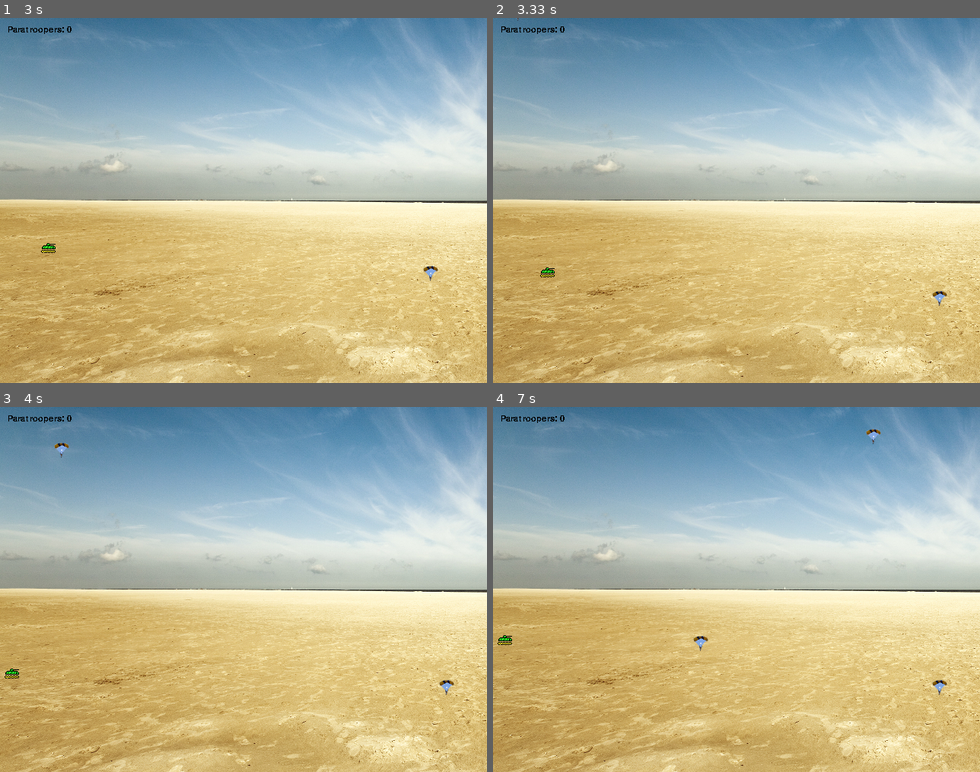
Above: before the commit, frames 1-4 (two rows, left to right).
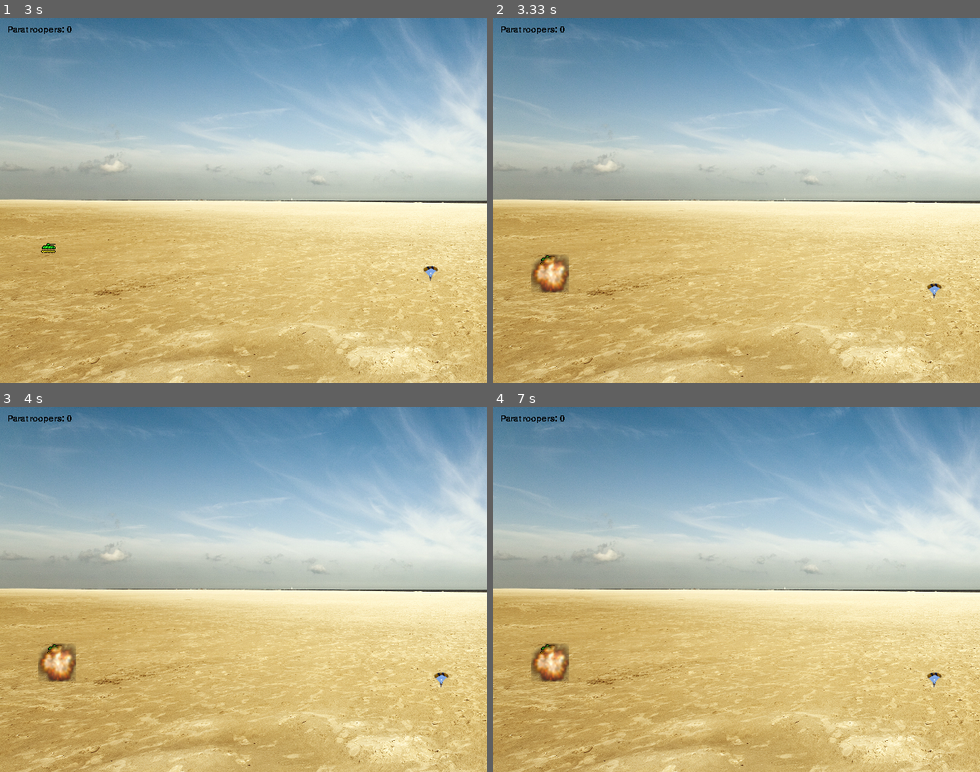
Above: after the commit, the same moments.

Repository: rodrigodub/Output
Game: pygame game, started from ProgramacaoDeJogos/Input04PJ04_c.py
Same seed, same stepped clock (60 frames per second), same inputs: the game is played once before the commit and once after it.
Inputs:
- Up to frame 1 (3 s): tap Space at 0.33, 0.73, 1.03, 1.3, 1.63, 1.93, 2.07, 2.47, 2.77 s; hold Left 0.67-1.2 s; hold Down 1.23-1.53 s; hold Left 1.57-1.97 s; hold Up 2-2.37 s; hold Right from 2.4 s (still down)
- Up to frame 2 (3.33 s): release Right at 3.03 s; hold Down from 3.07 s (still down); tap Space at 3.13 s
- Up to frame 3 (4 s): release Down at 3.43 s; hold Left 3.47-3.93 s; tap Space at 3.53, 3.83 s; hold Right from 3.97 s (still down)
- Up to frame 4 (7 s): tap Space at 4.03, 4.33, 4.53, 4.87, 5.17, 5.37, 5.67, 5.93, 6.27, 6.57, 6.7 s; release Right at 4.43 s; hold Up 4.47-4.77 s; hold Right 4.8-5.27 s; hold Left 5.3-5.83 s; hold Down 5.87-6.17 s; hold Left 6.2-6.6 s; hold Up from 6.63 s (still down)

Frame 1 is identical in both runs. In frame 2, 0.8% of the frame differs, in the area x 4-94%, y 0-79%; in frame 3, 0.9%; in frame 4, 1.0%, in the area x 0-94%, y 6-79%.

Commit message:
PJ4: landmine is exploding
# v2.090
# 20180103

Diff:
--- a/ProgramacaoDeJogos/Input04PJ04_c.py
+++ b/ProgramacaoDeJogos/Input04PJ04_c.py
@@ -6,8 +6,8 @@
 # Usage:
 # > python3 Input04PJ04_c.py
 #
-# v2.089
-# 20171231
+# v2.090
+# 20180103
 #################################################
 __author__ = 'Rodrigo Nobrega'
 
@@ -157,13 +157,14 @@
 # mine
 class Landmine(object):
     def __init__(self):
-        self.image = load_image('explosion.png')
+        self.image = load_image('explosion2.png')
         self.pos = self.image.get_rect().move(random.randint(10, 630), random.randint(230, 430))
+        self.posinternal = Rect(self.pos.x+15, self.pos.y+15, 20, 20)
         # state: 0=hidden, 1=shown
         self.state = 0
 
     def fire(self, tnk):
-        if self.pos.colliderect(tnk.pos):
+        if self.posinternal.colliderect(tnk.pos):
             self.state = 1
 
 
@@ -177,7 +178,7 @@
 def eventloop(scr, fnt, tnk, prt, sco, min):
     # arguments: scr=screen, fnt=font, tnk=tank, prt=paratrooper list, sco=score, min=mine
     a = 1
-    while True:
+    while a == 1:
         # quit gracefully
         for event in pygame.event.get():
             if event.type == pygame.QUIT or pygame.key.get_pressed()[K_q]:
@@ -206,7 +207,8 @@
         # blit mine
         # scr.area.blit(min.image, min.pos)
         # test mine
-        if min.fire(tnk):
+        min.fire(tnk)
+        if min.state == 1:
             # blit mine
             scr.area.blit(min.image, min.pos)
             pygame.display.flip()
Binary file added: ProgramacaoDeJogos/images/minefield/explosion2.png
